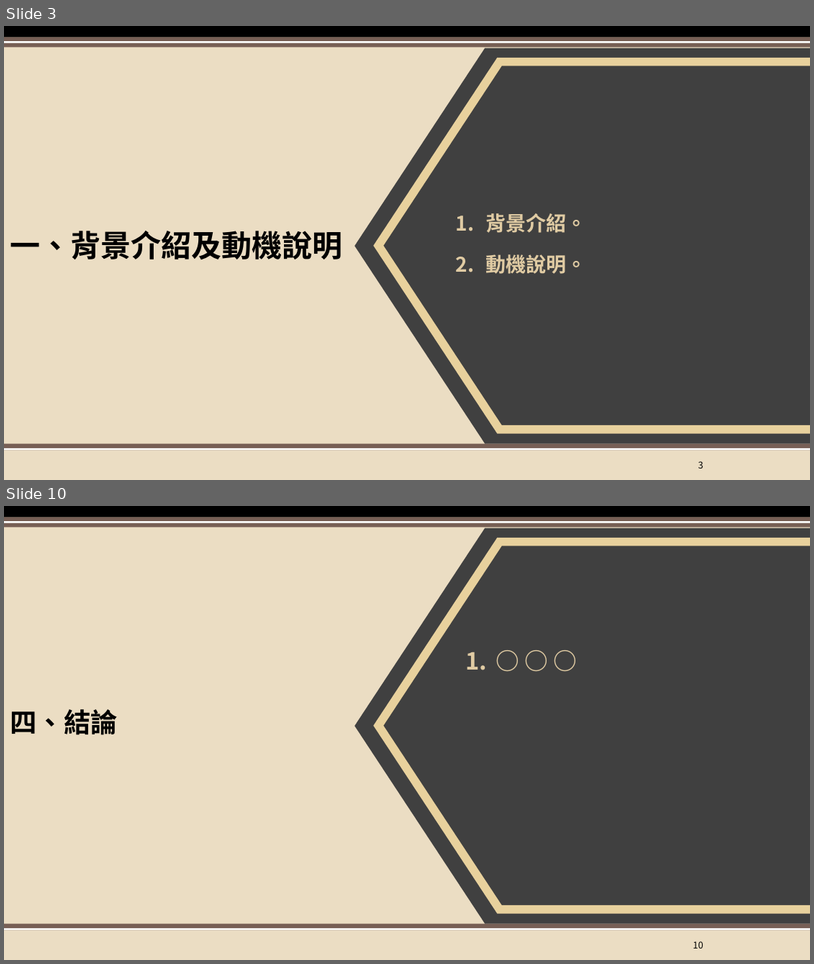
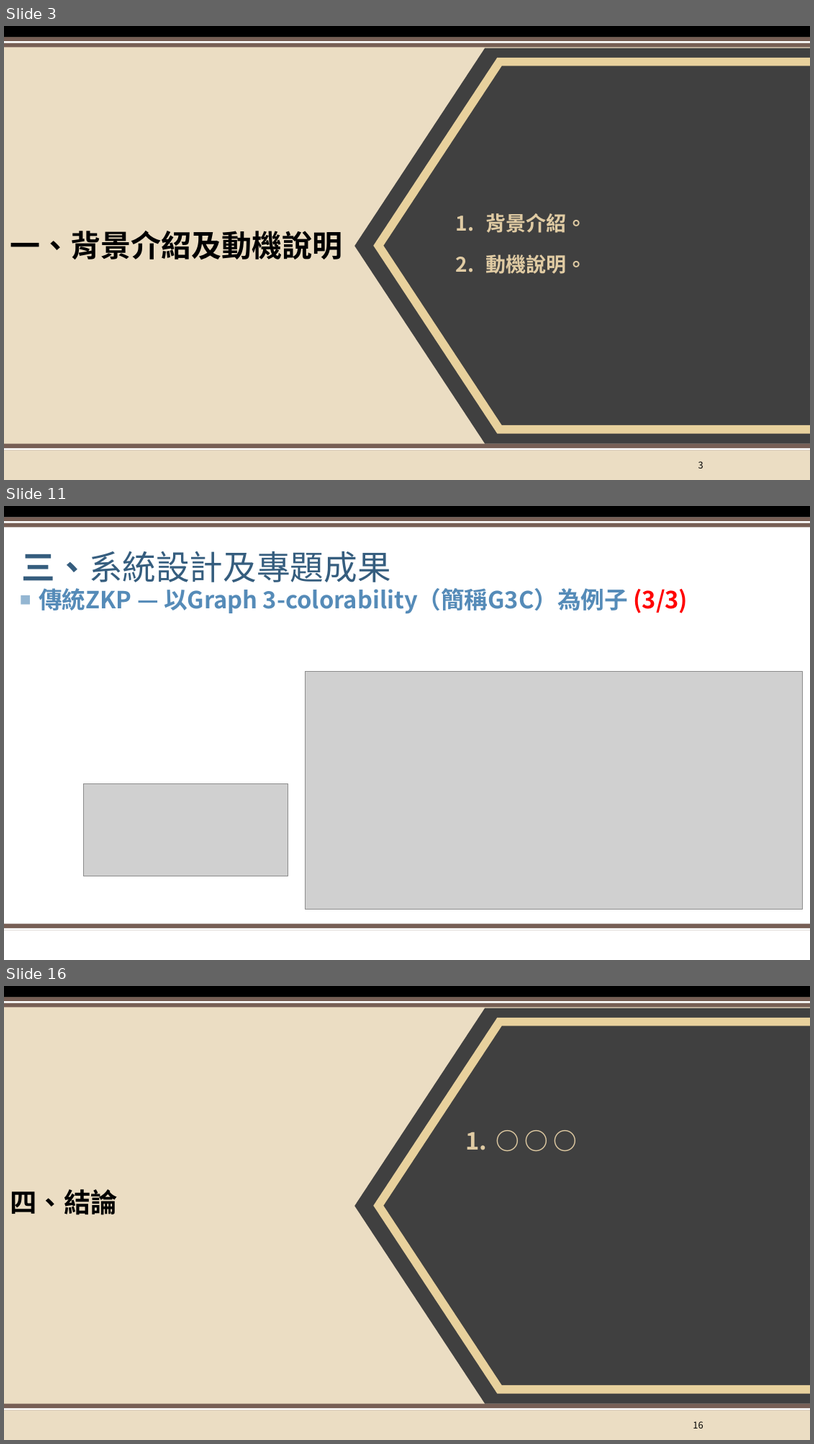
Before and after one commit to XXXaBg3619/ZKP, a slide deck: 密碼學期末專題簡報.pptx. Shown one above the other, each under a label of ours: slides 3 and 10 before the commit, slides 3, 11 and 16 after it; the slides between them are not shown. The pictures are 814x964 and 814x1444 pixels, drawn with LibreOffice and Linux fonts; fonts in the diff are those of the drawing; grey boxes stand for pictures; background and template pictures are left out. Boxes give left, top, right and bottom in pixels: in the first picture for what was removed or moved away, otherwise in the second. Text is boxed around its words. In the diff, an @@ line names an element or a change of style, - is before the commit and + after.

```diff
--- a/密碼學期末專題簡報.pptx
+++ b/密碼學期末專題簡報.pptx
@@ slide 11 added at box(4, 506, 810, 960), background #FFFFFF; not listed: 5 template elements that a slide beside it also shows @@
@@ title added at box(22, 551, 391, 582), 40 pt, text #355D7E @@
+三、系統設計及專題成果
@@ text added at box(39, 588, 688, 614), 28 pt, text #558BB8, bold @@
+■ 傳統ZKP — 以Graph 3-colorability（簡稱G3C）為例子 (3/3)
@@ picture added at box(305, 672, 802, 909) @@
@@ picture added at box(83, 784, 288, 875) @@
@@ page number added at box(648, 937, 710, 952), 11 pt, text #FFFFFF @@
+11
@@ what was slide 10 is now slide 16 @@
@@ page number at box(693, 1421, 703, 1428): text changed @@
-10
+16
```
Also in this commit, not shown: 6 slides changed, 5 other slides added.
